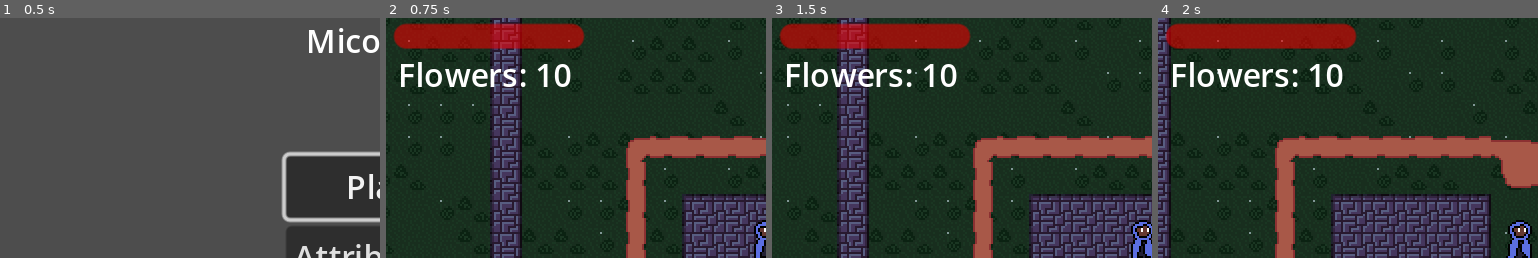
Above: before the commit, frames 1-4 (left to right).
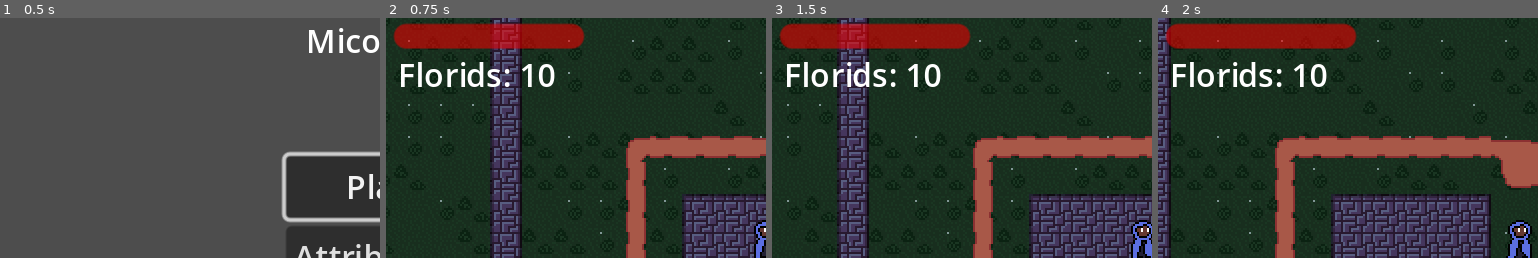
Above: after the commit, the same moments.

Repository: quellus/Mycoflora
Game: Godot game, scene res://scenes/main.tscn
The game is run twice, just before and just after one commit, with the same random seed, the same clock (stepped at 60 frames per second) and the same inputs. The engine's default icon, where the game draws it, is replaced by a stand-in: a white triangle on a blue panel in a dark square.
Inputs (mouse positions are % of the whole screen's width and height, from its top left):
- Up to frame 1 (0.5 s): no input
- Up to frame 2 (0.75 s): click "Play" at 0.5 s
- Up to frame 3 (1.5 s): tap Enter at 1.25 s; move the mouse to (72, 45) at 1.27 s; press the mouse at (72, 45) at 1.28 s; hold D (right) from 1.28 s (still down)
- Up to frame 4 (2 s): keep holding D (right)
The pictures show only the part of the screen within x 0-50%, y 0-50%; the shares and areas given below are measured in that part.

Frame 1 is identical in both runs. In frame 2, 1.7% of the frame differs, in the area x 15-49%, y 18-29%; in frame 3, 1.7%; in frame 4, 1.7%.

Commit message:
Renamed Flowers to Florids in UI

Diff:
--- a/scenes/game.tscn
+++ b/scenes/game.tscn
@@ -37,7 +37,7 @@
 offset_top = 17.0
 offset_right = 71.0
 offset_bottom = 40.0
-text = "Flowers:"
+text = "Florids:"
 
 [node name="PauseMenu" type="Control" parent="CanvasLayer"]
 layout_mode = 3
--- a/scripts/game.gd
+++ b/scripts/game.gd
@@ -44,7 +44,7 @@
 
 
 func _flower_count_changed(value):
-	%FlowersLabel.text = "Flowers: " + str(value)
+	%FlowersLabel.text = "Florids: " + str(value)
 
 
 func _player_died():
